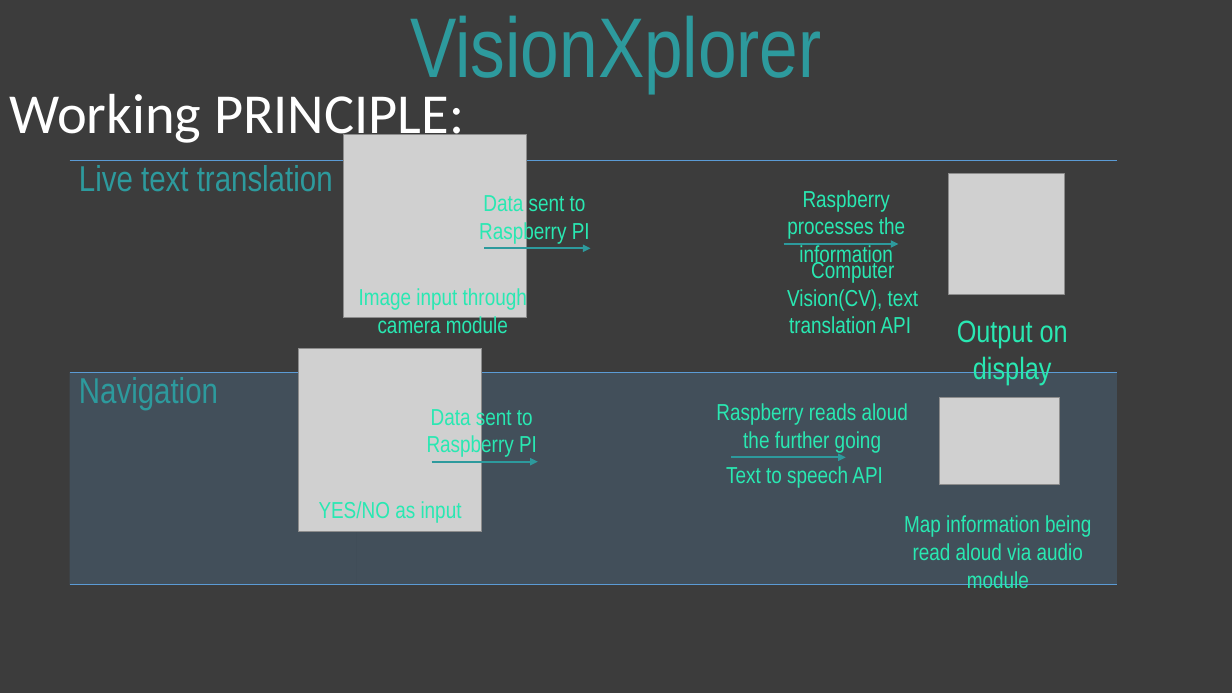
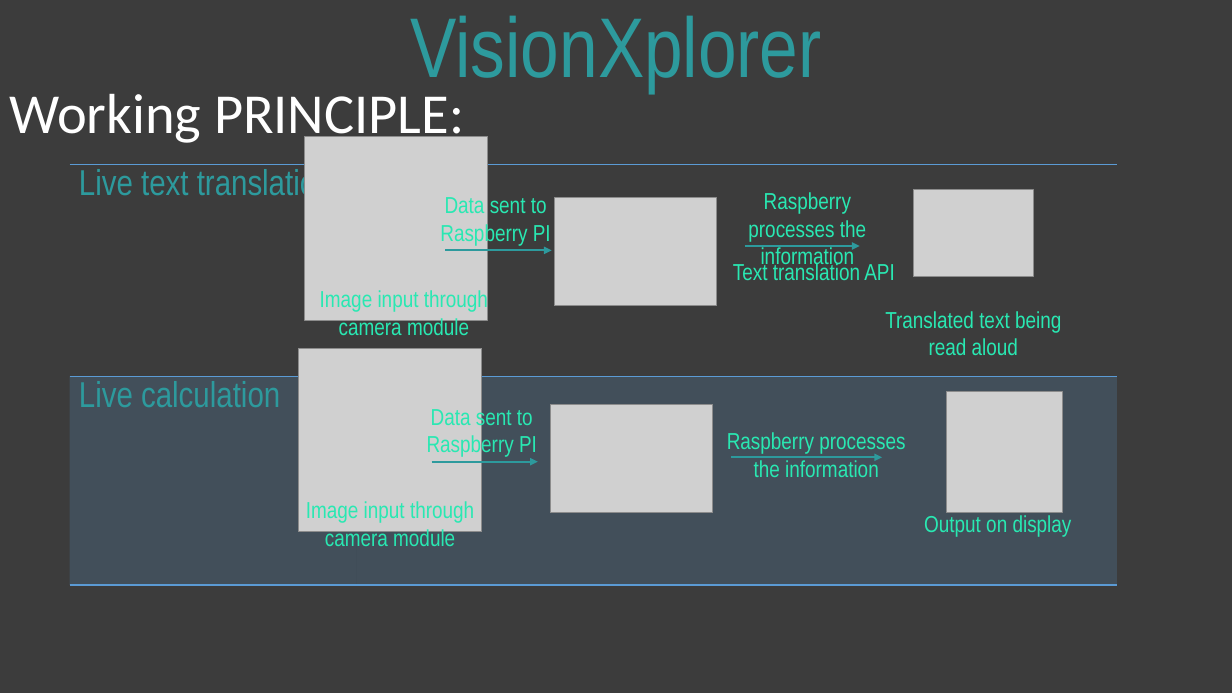
Before and after one commit to Soumyajit01/VisionXplorer, a slide deck: slide 8 of visionXplorer ppt files/visionXplorer.pptx (slide 6 before the commit). Drawn at 1232x693 pixels with LibreOffice and Linux fonts; fonts in the diff are those of the drawing; grey boxes stand for pictures. Boxes give left, top, right and bottom in pixels: in the first picture for what was removed or moved away, otherwise in the second. Text is boxed around its words. In the diff, an @@ line names an element or a change of style, - is before the commit and + after.

Commit message:
modify ppt

```diff
--- a/visionXplorer ppt files/visionXplorer.pptx
+++ b/visionXplorer ppt files/visionXplorer.pptx
@@ table at <box>69,165,1116,585</box> @@
-row 2, column 1: Navigation
+row 2, column 1: Live calculation
@@ table: place and size @@
-table at <box>69,160,1116,584</box>
+table at <box>69,165,1116,585</box>
@@ picture added at <box>555,198,716,306</box> @@
@@ text "Raspberry processes the information": place and size @@
-text "Raspberry processes the information" at <box>787,190,905,267</box>
+text "Raspberry processes the information" at <box>748,192,866,269</box>
@@ picture: place and size @@
-picture at <box>940,397,1060,485</box>
+picture at <box>914,189,1034,277</box>
@@ 2 texts, 2 arrows, 1 picture: place and size @@
-2 texts, 2 arrows, 1 picture at <box>344,135,898,333</box>
+2 texts, 2 arrows, 1 picture at <box>305,137,860,335</box>
@@ text at <box>733,261,894,280</box>: text changed @@
-Computer Vision(CV), text translation API
+Text translation API
@@ text added at <box>885,311,1061,355</box>, 18 pt, text #29E8B2 @@
+Translated text being read aloud
@@ picture added at <box>551,405,714,513</box> @@
@@ picture: place and size @@
-picture at <box>949,174,1065,295</box>
+picture at <box>946,392,1062,513</box>
@@ text at <box>727,432,905,477</box>: text changed @@
-Raspberry reads aloud the further going
+Raspberry processes the information
@@ text removed at <box>726,466,883,488</box> @@
-Text to speech API
@@ arrow moved from (731, 457) - (846, 457) to (731, 457) - (883, 457) @@
@@ text at <box>306,501,474,546</box>: text changed @@
-YES/NO as input
+Image input through camera module
@@ text "Output on display": place and size @@
-text "Output on display" at <box>957,320,1068,385</box>
+text "Output on display" at <box>924,515,1072,537</box>
@@ text "Output on display" at <box>924,515,1072,537</box>: size 24 to 18 pt @@
@@ text removed at <box>904,515,1091,588</box> @@
-Map information being read aloud via audio module
```
Also in this commit, not shown: 2 other slides changed, 2 slides added.
